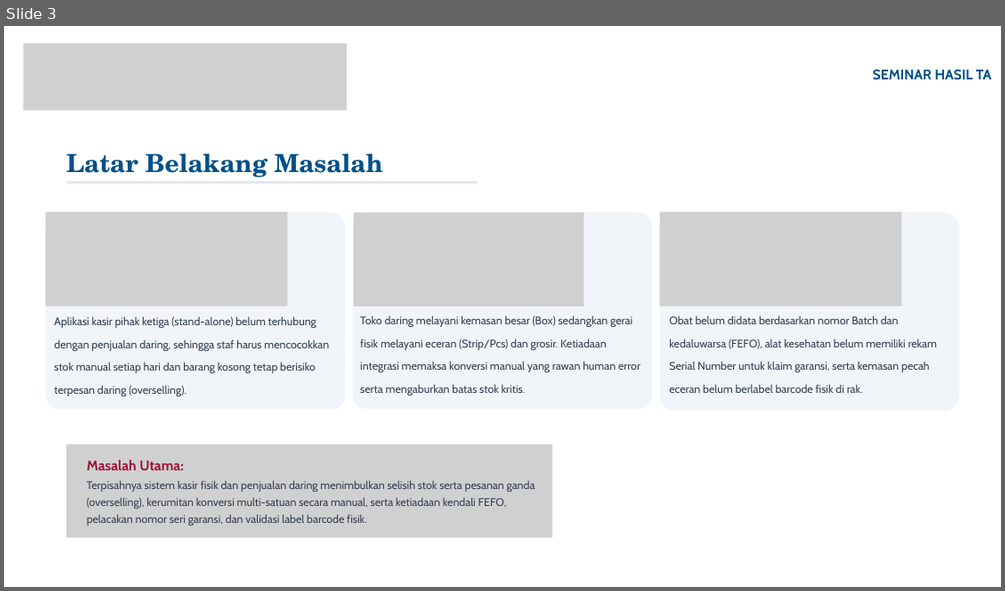
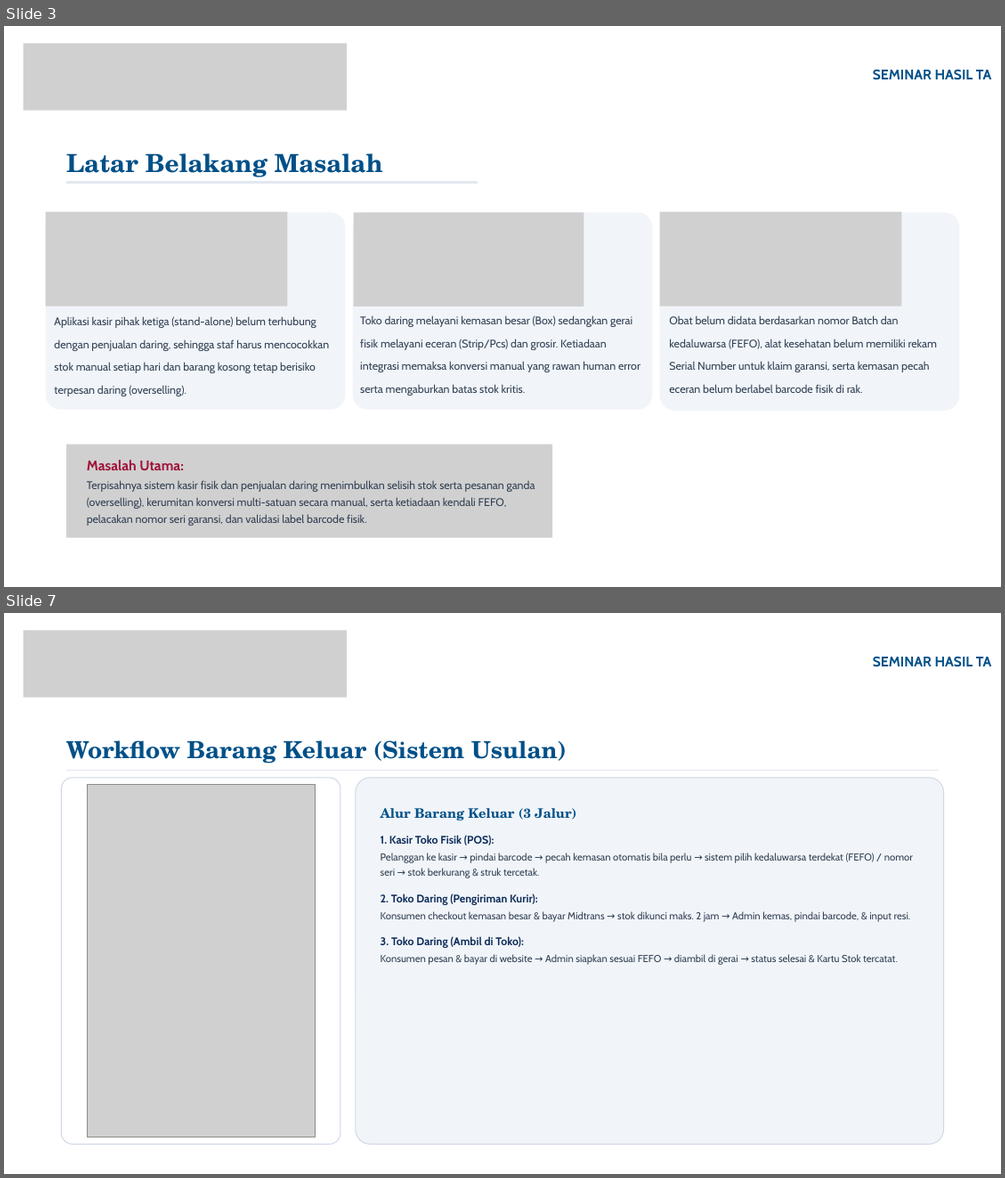
Before and after one commit to Marcell151/Sistem-Informasi-Inventori-Omnichannel-Zencare-Medical, a slide deck: lain/PPT/Seminar Hasil TA Final.pptx. Shown one above the other, each under a label of ours: slide 3 before the commit, slides 3 and 7 after it; the slides between them are not shown. The pictures are 1005x591 and 1005x1178 pixels, drawn with LibreOffice and Linux fonts; fonts in the diff are those of the drawing; grey boxes stand for pictures; background and template pictures are left out. Boxes give left, top, right and bottom in pixels: in the first picture for what was removed or moved away, otherwise in the second. Text is boxed around its words. In the diff, an @@ line names an element or a change of style, - is before the commit and + after.

```diff
--- a/lain/PPT/Seminar Hasil TA Final.pptx
+++ b/lain/PPT/Seminar Hasil TA Final.pptx
@@ slide 7 added at (x1=4, y1=613, x2=1001, y2=1174), background picture (left out) @@
@@ picture added at (x1=24, y1=631, x2=347, y2=698) @@
@@ text added at (x1=873, y1=656, x2=992, y2=667), 20.2 pt, text #005088, bold @@
+SEMINAR HASIL TA
@@ text added at (x1=66, y1=740, x2=566, y2=763), 34 pt, text #005088, bold @@
+Workflow Barang Keluar (Sistem Usulan)
@@ freeform shape added at (x1=66, y1=770, x2=938, y2=771), fill #E2E8F0 @@
@@ rounded rectangle added at (x1=61, y1=778, x2=340, y2=1143), fill #FFFFFF, outline #CFD7E7 1.25 pt @@
@@ picture added at (x1=87, y1=785, x2=315, y2=1136) @@
@@ rounded rectangle added at (x1=356, y1=778, x2=944, y2=1143), fill #F1F5F9, outline #CFD7E7 1.25 pt @@
@@ text added at (x1=380, y1=808, x2=913, y2=965), 14.5 pt, text #334155 @@
+Alur Barang Keluar (3 Jalur)
+1. Kasir Toko Fisik (POS):
+Pelanggan ke kasir → pindai barcode → pecah kemasan otomatis bila perlu → sistem pilih kedaluwarsa terdekat (FEFO) / nomor seri → stok berkurang & struk tercetak.
+2. Toko Daring (Pengiriman Kurir):
+Konsumen checkout kemasan besar & bayar Midtrans → stok dikunci maks. 2 jam → Admin kemas, pindai barcode, & input resi.
+3. Toko Daring (Ambil di Toko):
+Konsumen pesan & bayar di website → Admin siapkan sesuai FEFO → diambil di gerai → status selesai & Kartu Stok tercatat.
```
Also in this commit, not shown: 8 slides changed, 10 other slides added, 11 slides removed, 24 other files.
